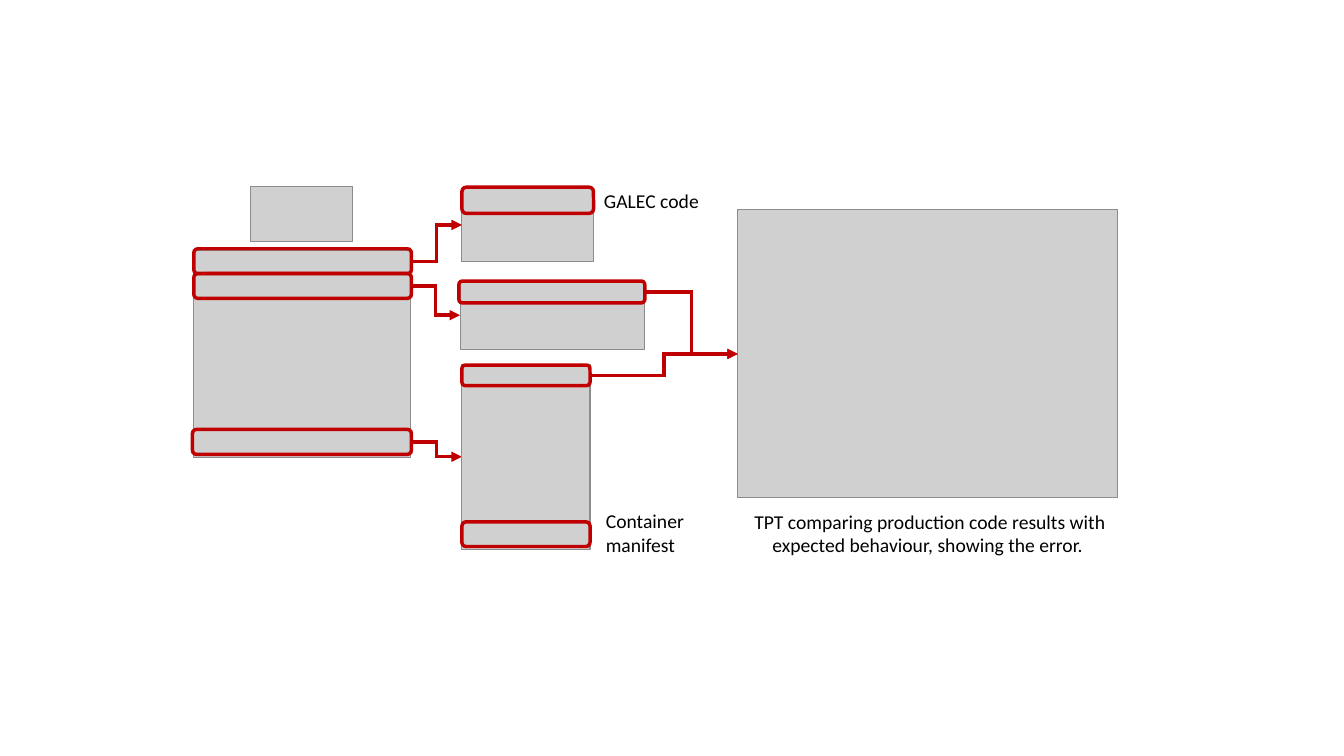
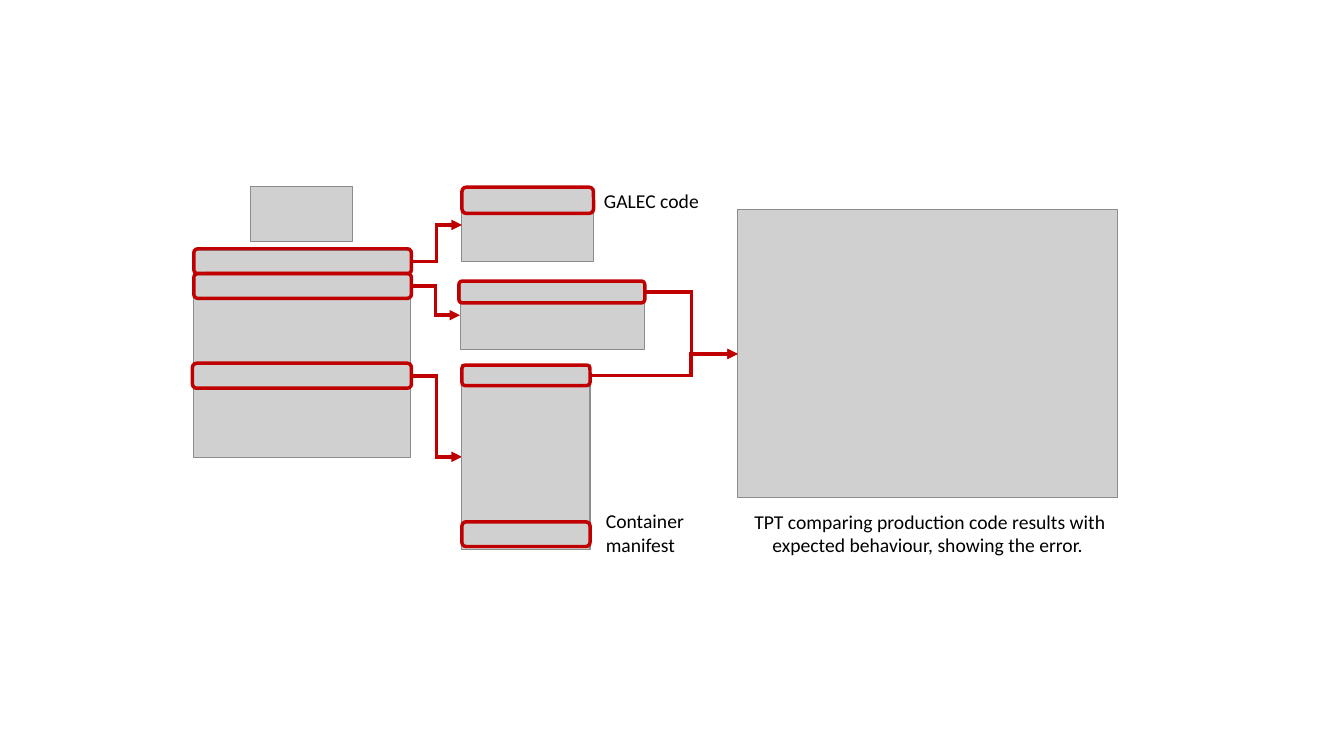
Before and after one commit to modelica/efmi-standard.org, a slide deck: slide 3 of static/media/resources/M04-example.pptx. Drawn at 1344x756 pixels with LibreOffice and Linux fonts; fonts in the diff are those of the drawing; grey boxes stand for pictures. Boxes give left, top, right and bottom in pixels: in the first picture for what was removed or moved away, otherwise in the second. Text is boxed around its words. In the diff, an @@ line names an element or a change of style, - is before the commit and + after.

```diff
--- a/static/media/resources/M04-example.pptx
+++ b/static/media/resources/M04-example.pptx
@@ elbow arrow (590, 375) - (738, 354): route changed @@
@@ rounded rectangle: place and size @@
-rounded rectangle at [193,430,411,455]
+rounded rectangle at [193,363,411,388]
@@ elbow arrow moved from (411, 442) - (462, 457) to (411, 376) - (462, 457) @@
```
Also in this commit, not shown: 1 other file.
